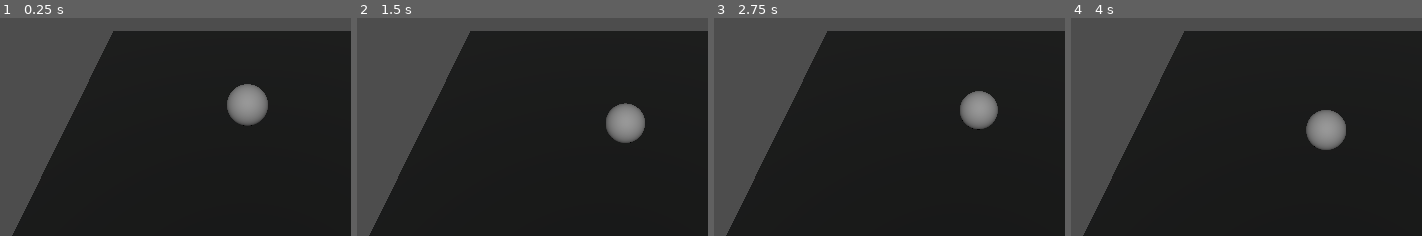
Above: before the commit, frames 1-4 (left to right).
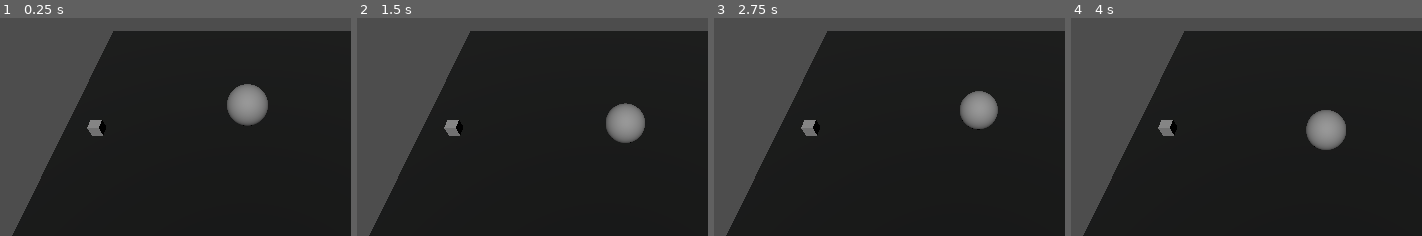
Above: after the commit, the same moments.

Repository: motionnblur/3d-prototype-godot
Game: Godot game, scene res://node_3d.tscn
Same seed, same stepped clock (60 frames per second), same inputs: the game is played once before the commit and once after it. The project has no main scene, so this scene is started directly.
Inputs (mouse positions are % of the whole screen's width and height, from its top left):
- Up to frame 1 (0.25 s): no input
- Up to frame 2 (1.5 s): move the mouse to (82, 46) at 0.52 s; hold A (KEY_A) 0.53-1.28 s; move the mouse to (34, 57) at 1.27 s; tap D (KEY_D) at 1.35 s
- Up to frame 3 (2.75 s): move the mouse to (68, 29) at 2.02 s; hold S (KEY_S) from 2.03 s (still down)
- Up to frame 4 (4 s): move the mouse to (51, 72) at 2.77 s; release S (KEY_S) at 2.78 s; tap W (KEY_W) at 2.85 s; move the mouse to (91, 67) at 3.52 s; hold A (KEY_A) from 3.53 s (still down)
The pictures show only the part of the screen within x 22-72%, y 21-70%; the shares and areas given below are measured in that part.

The runs differ from the first frame. In frame 1, 0.3% of the frame differs, in the area x 24-31%, y 46-55%; in frame 2, 0.3%; in frame 3, 0.3%; in frame 4, 0.3%.

Commit message:
Area 3d works

Diff:
--- a/node_3d.tscn
+++ b/node_3d.tscn
@@ -1,10 +1,12 @@
-[gd_scene load_steps=8 format=3 uid="uid://bg4qm1eumyu0f"]
+[gd_scene load_steps=11 format=3 uid="uid://bg4qm1eumyu0f"]
 
 [ext_resource type="Script" path="res://sphere.gd" id="1_fxaeq"]
 
 [sub_resource type="SphereShape3D" id="SphereShape3D_ydlkx"]
 
 [sub_resource type="SphereMesh" id="SphereMesh_7oyq0"]
+
+[sub_resource type="BoxShape3D" id="BoxShape3D_mlhbm"]
 
 [sub_resource type="BoxShape3D" id="BoxShape3D_74jhx"]
 size = Vector3(10.0977, 0.102234, 9.99438)
@@ -16,6 +18,10 @@
 
 [sub_resource type="StyleBoxFlat" id="StyleBoxFlat_fkye5"]
 bg_color = Color(0.955476, 0.519475, 0.396316, 1)
+
+[sub_resource type="BoxShape3D" id="BoxShape3D_wbg41"]
+
+[sub_resource type="BoxMesh" id="BoxMesh_6vt5u"]
 
 [node name="Node3D" type="Node3D"]
 
@@ -35,6 +41,11 @@
 
 [node name="MeshInstance3D" type="MeshInstance3D" parent="sphere"]
 mesh = SubResource("SphereMesh_7oyq0")
+
+[node name="Area3D" type="Area3D" parent="sphere"]
+
+[node name="CollisionShape3D" type="CollisionShape3D" parent="sphere/Area3D"]
+shape = SubResource("BoxShape3D_mlhbm")
 
 [node name="StaticBody3D" type="StaticBody3D" parent="."]
 
@@ -60,4 +71,14 @@
 offset_bottom = 35.0
 theme_override_styles/fill = SubResource("StyleBoxFlat_fkye5")
 
+[node name="Area3D" type="Area3D" parent="."]
+transform = Transform3D(0.3, 0, 0, 0, 0.3, 0, 0, 0, 0.3, -3.98068, 0.229238, 0)
+
+[node name="CollisionShape3D" type="CollisionShape3D" parent="Area3D"]
+shape = SubResource("BoxShape3D_wbg41")
+
+[node name="MeshInstance3D" type="MeshInstance3D" parent="Area3D"]
+mesh = SubResource("BoxMesh_6vt5u")
+
 [connection signal="body_shape_entered" from="sphere" to="sphere" method="_on_body_shape_entered"]
+[connection signal="area_entered" from="sphere/Area3D" to="sphere" method="_on_area_3d_area_entered"]
--- a/sphere.gd
+++ b/sphere.gd
@@ -38,3 +38,7 @@
 
 func _on_body_shape_entered(body_rid: RID, body: Node, body_shape_index: int, local_shape_index: int) -> void:
 	collided = true
+
+
+func _on_area_3d_area_entered(area: Area3D) -> void:
+	print("area entered")
